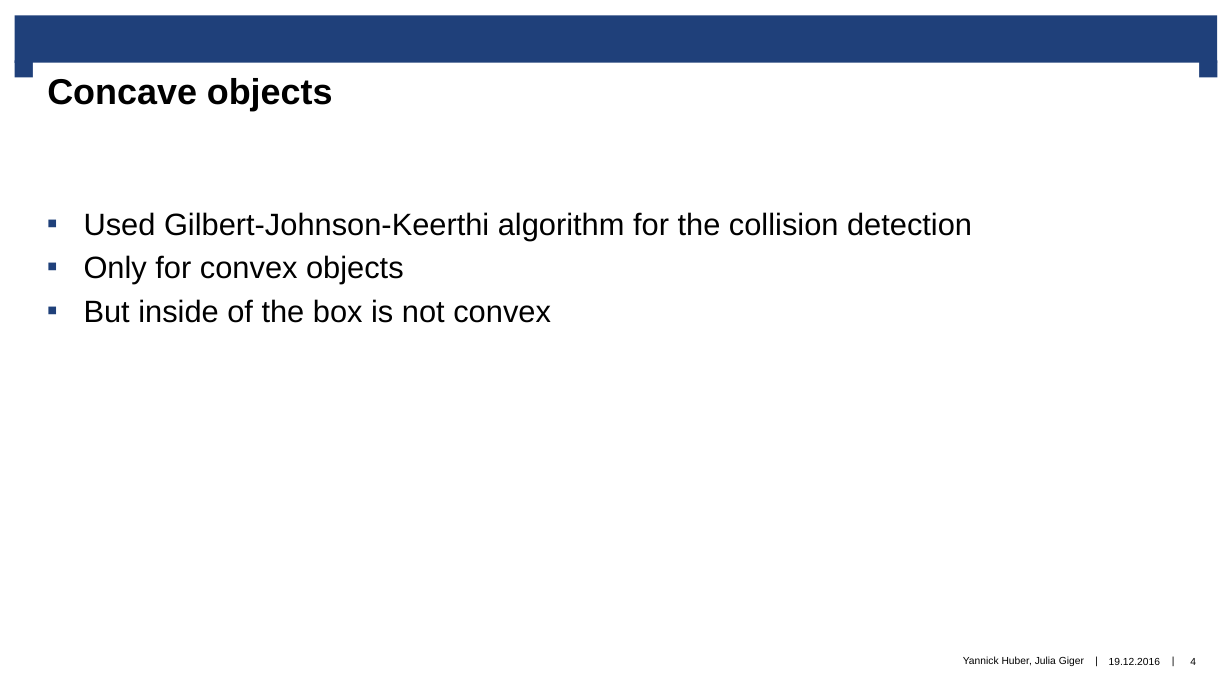
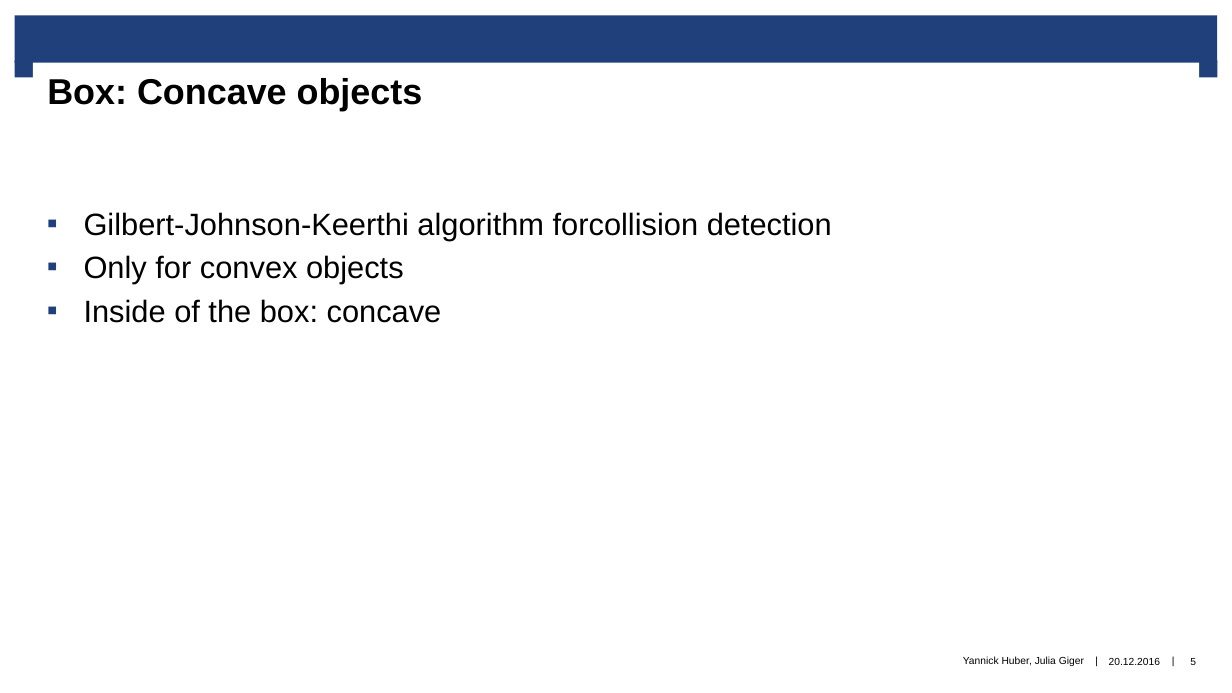
Before and after one commit to JuG16/pbs, a slide deck: slide 5 of project/final_presentation.pptx (slide 4 before the commit). Drawn at 1232x693 pixels with LibreOffice and Linux fonts; fonts in the diff are those of the drawing; background and template pictures are left out. Boxes give left, top, right and bottom in pixels: in the first picture for what was removed or moved away, otherwise in the second. Text is boxed around its words. In the diff, an @@ line names an element or a change of style, - is before the commit and + after.

```diff
--- a/project/final_presentation.pptx
+++ b/project/final_presentation.pptx
@@ title at [47, 78, 423, 111]: text changed @@
-Concave objects
+Box: Concave objects
@@ text at [84, 212, 832, 240]: text changed @@
-▪ Used Gilbert-Johnson-Keerthi algorithm for the collision detection
+▪ Gilbert-Johnson-Keerthi algorithm forcollision detection
@@ text at [84, 299, 442, 323]: text changed @@
-▪ But inside of the box is not convex
+▪ Inside of the box: concave
@@ text at [1109, 658, 1161, 665]: text changed @@
-19.12.2016
+20.12.2016
@@ page number at [1190, 658, 1196, 665]: text changed @@
-4
+5
```
Also in this commit, not shown: 9 other slides changed, 1 slide added.
